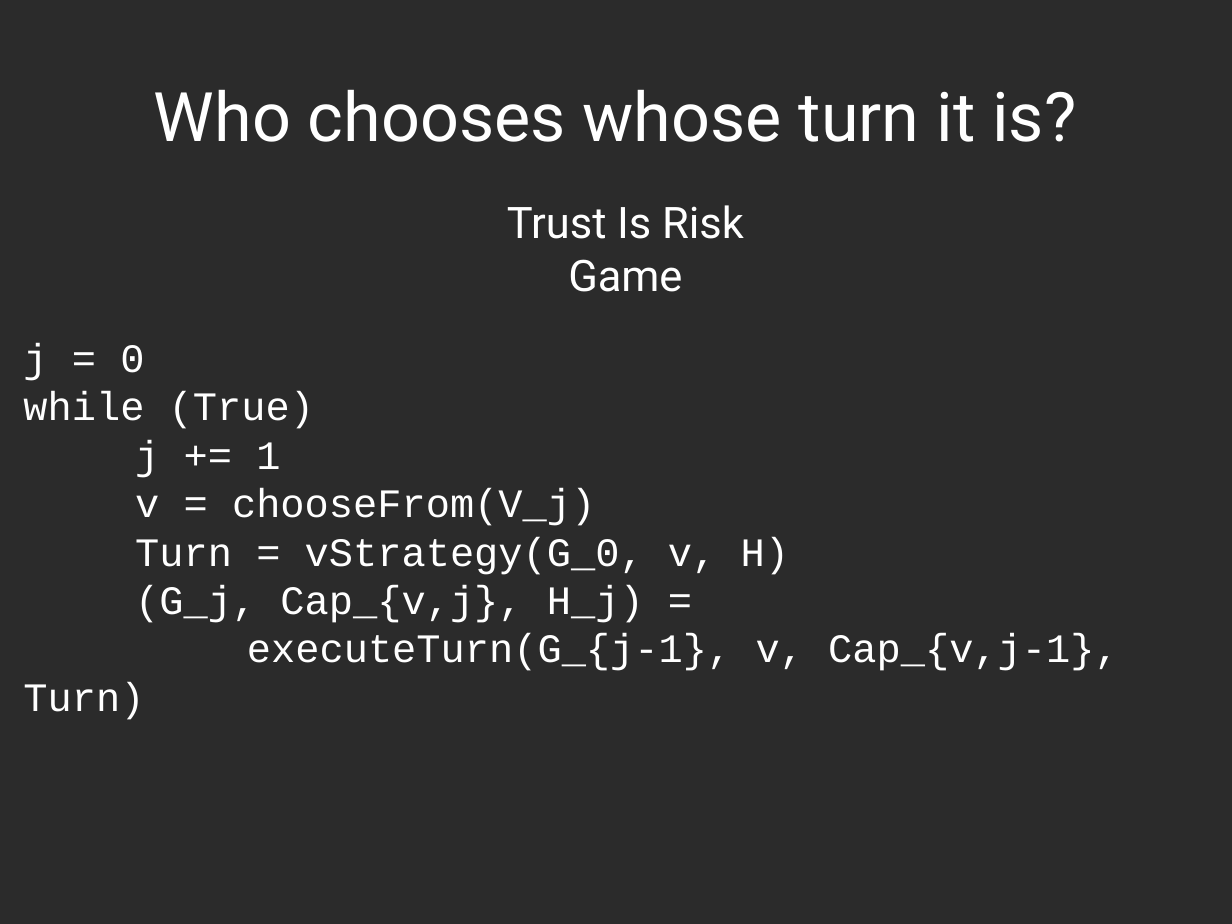
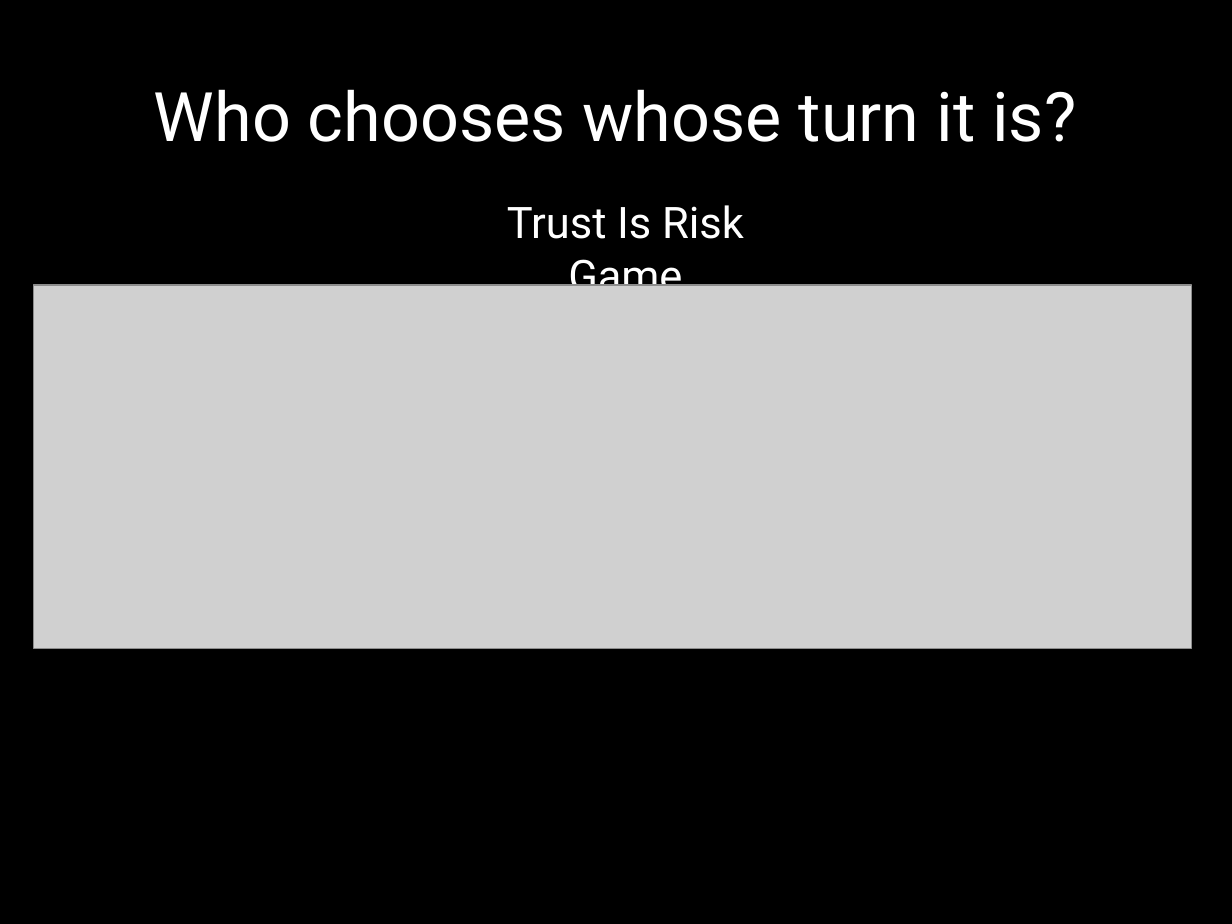
Before and after one commit to decrypto-org/TrustIsRisk, a slide deck: slide 10 of presentations/AtheCrypt10-1-2017/AtheCrypt10-1-2017.odp. Drawn at 1232x924 pixels with LibreOffice and Linux fonts; fonts in the diff are those of the drawing; grey boxes stand for pictures; background and template pictures are left out; a plain dark background stands for a picture behind light text. Boxes give left, top, right and bottom in pixels: in the first picture for what was removed or moved away, otherwise in the second. Text is boxed around its words. In the diff, an @@ line names an element or a change of style, - is before the commit and + after.

Commit message:
add vim highlighted Trust Is Risk Game code to Who chooses whose turn it is? slide

```diff
--- a/presentations/AtheCrypt10-1-2017/AtheCrypt10-1-2017.odp
+++ b/presentations/AtheCrypt10-1-2017/AtheCrypt10-1-2017.odp
@@ background picture (left out) to #000000 @@
@@ picture added at (x1=34, y1=285, x2=1192, y2=648) @@
@@ text removed at (x1=23, y1=343, x2=1119, y2=720) @@
-j = 0
-while (True)
-j += 1
-v = chooseFrom(V_j)
-Turn = vStrategy(G_0, v, H)
-(G_j, Cap_{v,j}, H_j) =
-executeTurn(G_{j-1}, v, Cap_{v,j-1}, Turn)
```
Also in this commit, not shown: 2 other slides changed, 2 other files.
